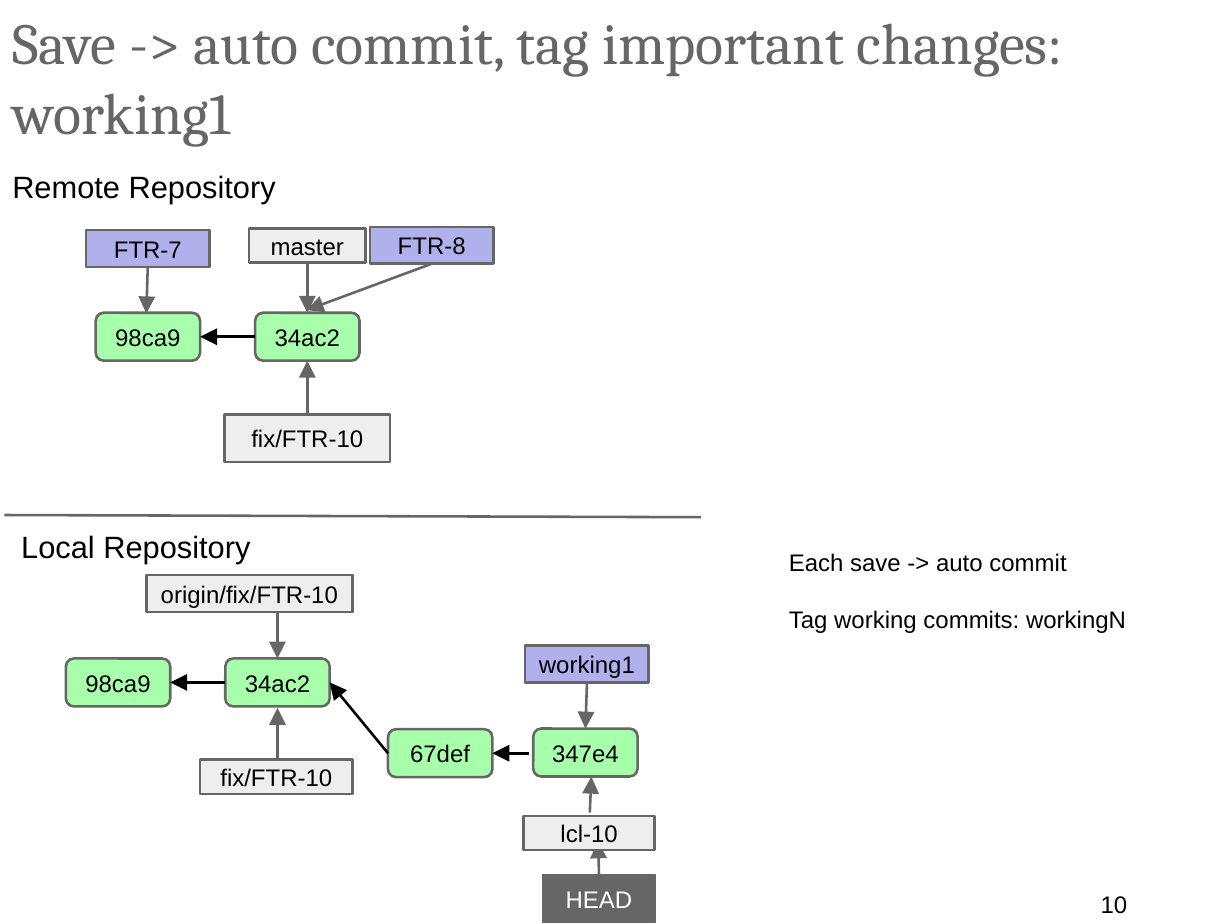
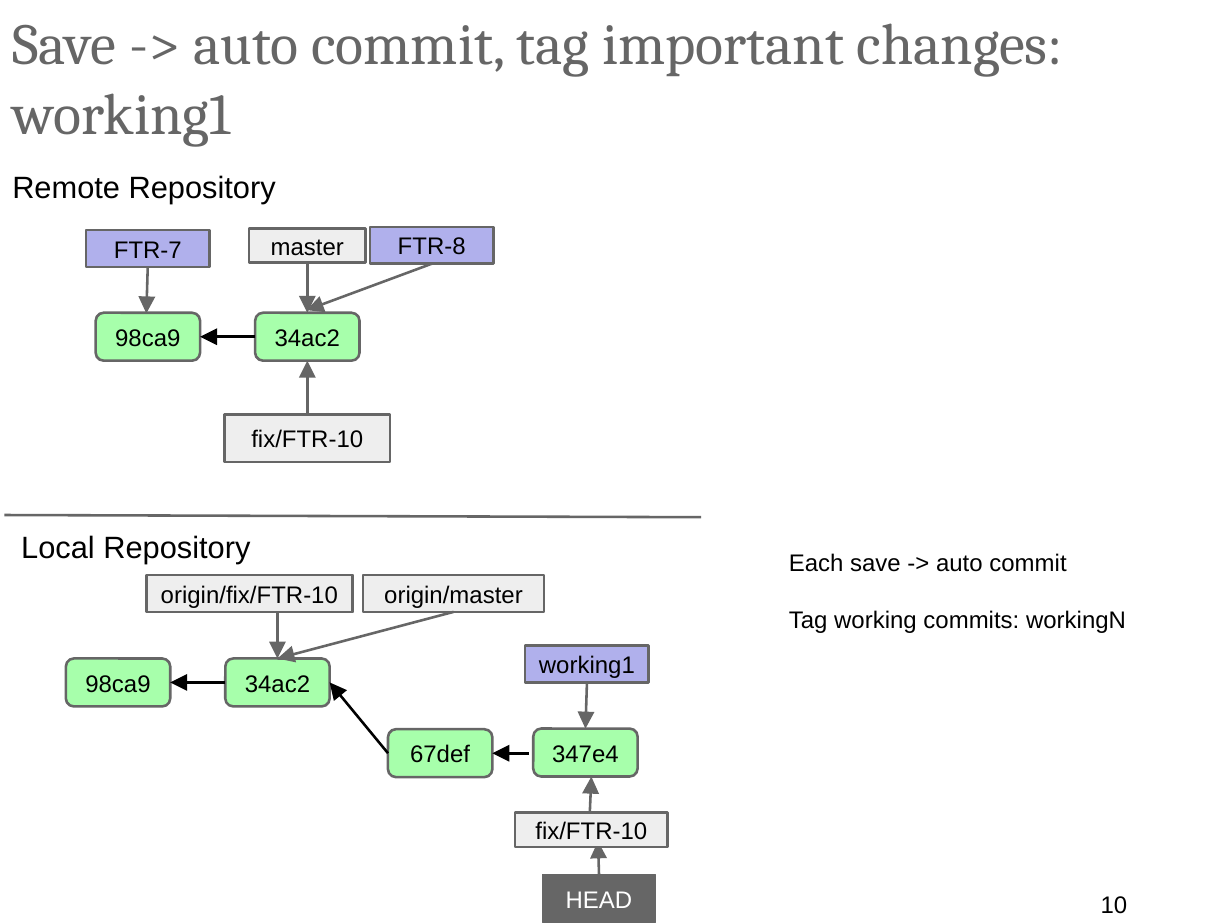
Before and after one commit to ilyaro/mysite, a slide deck: slide 10 of WorkStuff/Courses/Git/Git_Gitlab_Best_Practices/Git_Gitlab_BestPractices.pptx. Drawn at 1232x924 pixels with LibreOffice and Linux fonts; fonts in the diff are those of the drawing. Boxes give left, top, right and bottom in pixels: in the first picture for what was removed or moved away, otherwise in the second. Text is boxed around its words. In the diff, an @@ line names an element or a change of style, - is before the commit and + after.

```diff
--- a/WorkStuff/Courses/Git/Git_Gitlab_Best_Practices/Git_Gitlab_BestPractices.pptx
+++ b/WorkStuff/Courses/Git/Git_Gitlab_Best_Practices/Git_Gitlab_BestPractices.pptx
@@ rectangle added at (363, 575, 545, 612), fill #EEEEEE, outline #666666 1.5 pt, 14 pt, text #000000 @@
+origin/master
@@ arrow added from (453, 612) to (277, 659), #666666 1.5 pt @@
@@ arrow removed from (277, 760) to (277, 708) @@
@@ rectangle "fix/FTR-10": place and size @@
-rectangle "fix/FTR-10" at (200, 760, 352, 795)
+rectangle "fix/FTR-10" at (515, 813, 668, 848)
@@ rectangle removed at (524, 816, 655, 850) @@
-lcl-10
```
Also in this commit, not shown: 14 other slides changed, 6 slides added, 1 slide removed.
